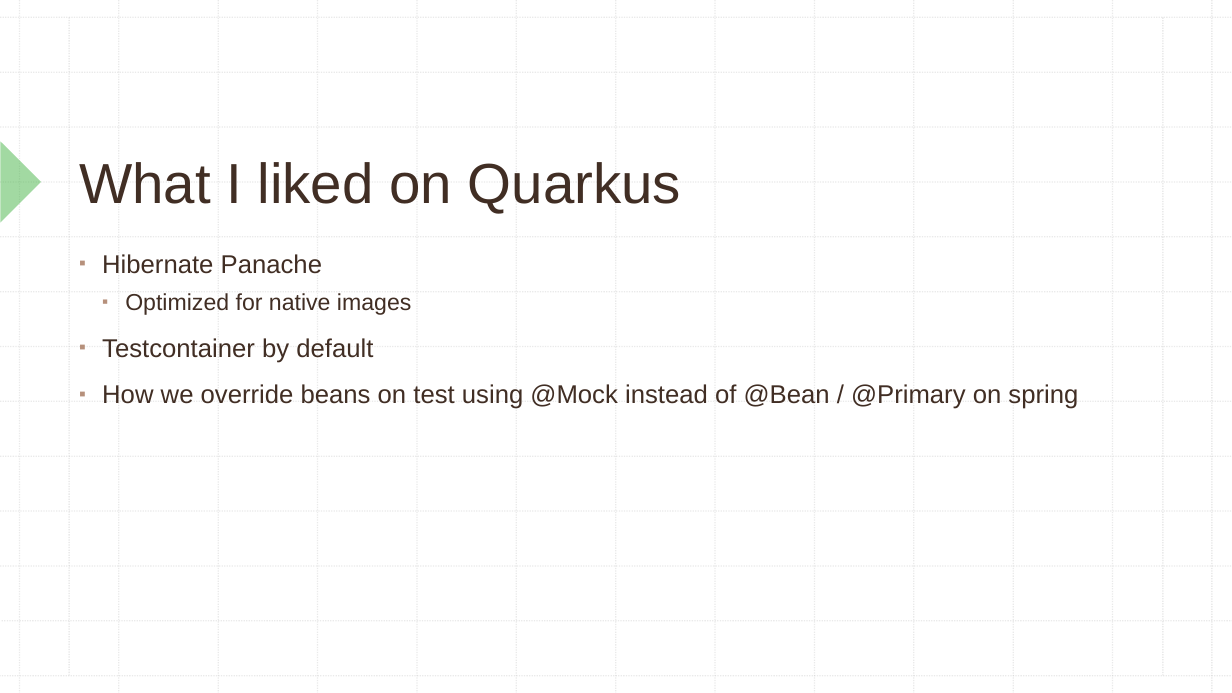
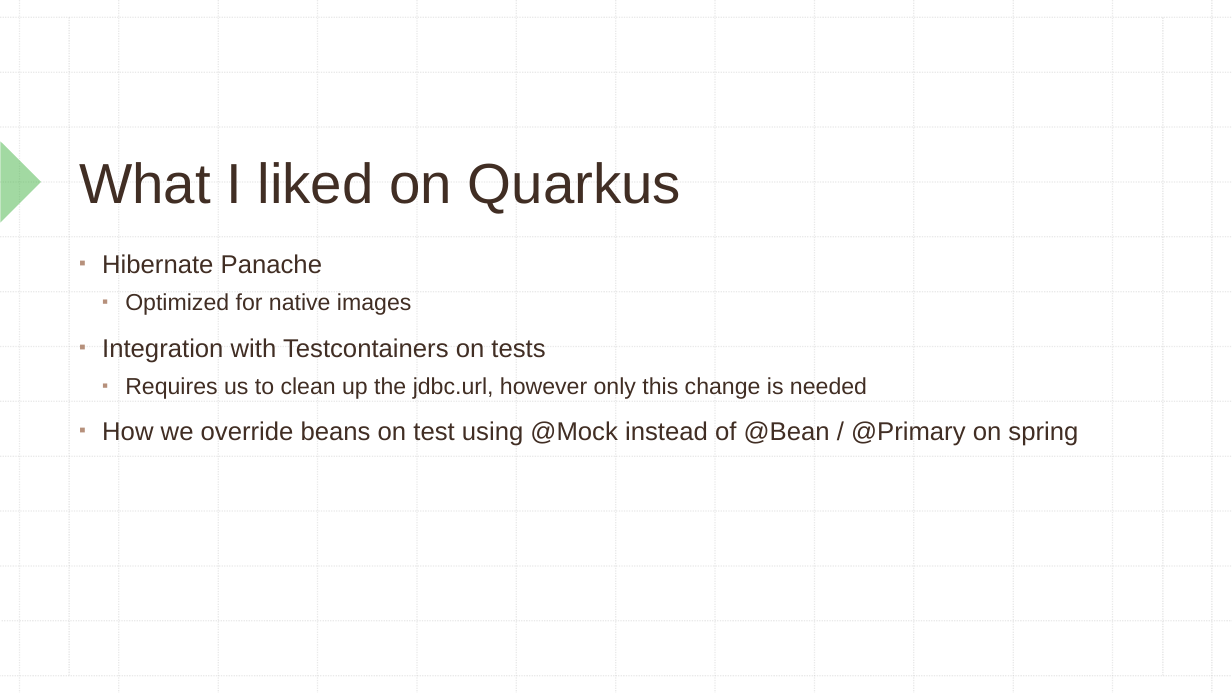
Before and after one commit to viniciustoni/spring_vs_quarkus, a slide deck: slide 10 of Spring_Vs_Quarkus.pptx. Drawn at 1232x693 pixels with LibreOffice and Linux fonts; fonts in the diff are those of the drawing. Boxes give left, top, right and bottom in pixels: in the first picture for what was removed or moved away, otherwise in the second. Text is boxed around its words. In the diff, an @@ line names an element or a change of style, - is before the commit and + after.

```diff
--- a/Spring_Vs_Quarkus.pptx
+++ b/Spring_Vs_Quarkus.pptx
@@ text at [102,338,867,399]: text changed; size 20 to 18 pt @@
-▪ Testcontainer by default
+▪ Integration with Testcontainers on tests
+  ▪ Requires us to clean up the jdbc.url, however only this change is needed
```
Also in this commit, not shown: 5 other files.
